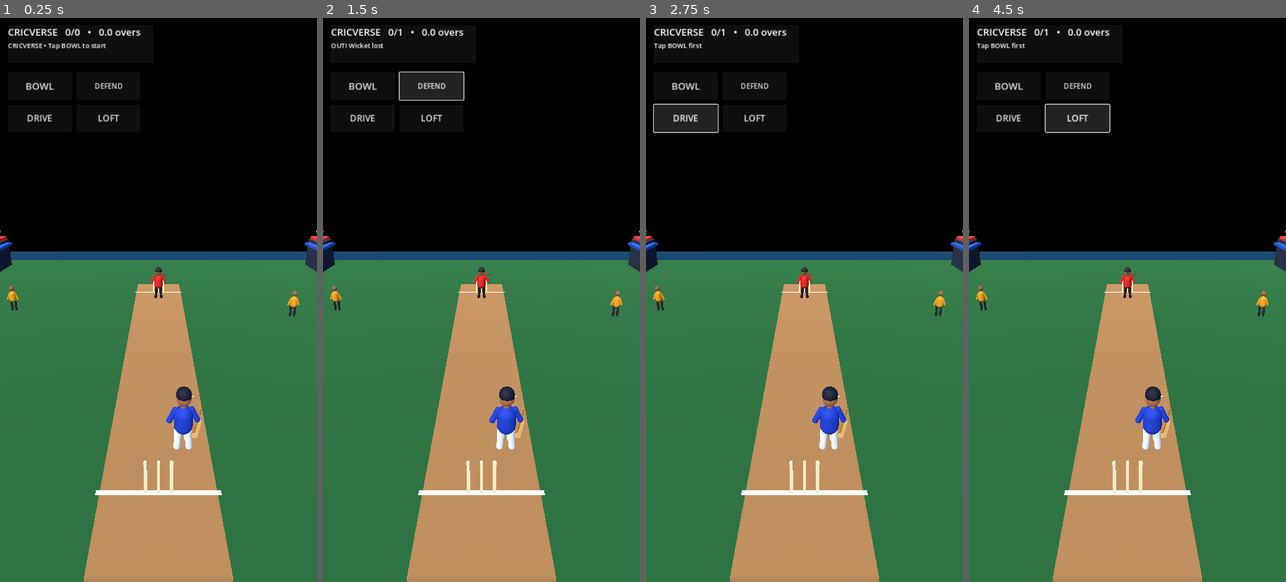
Above: before the commit, frames 1-4 (left to right).
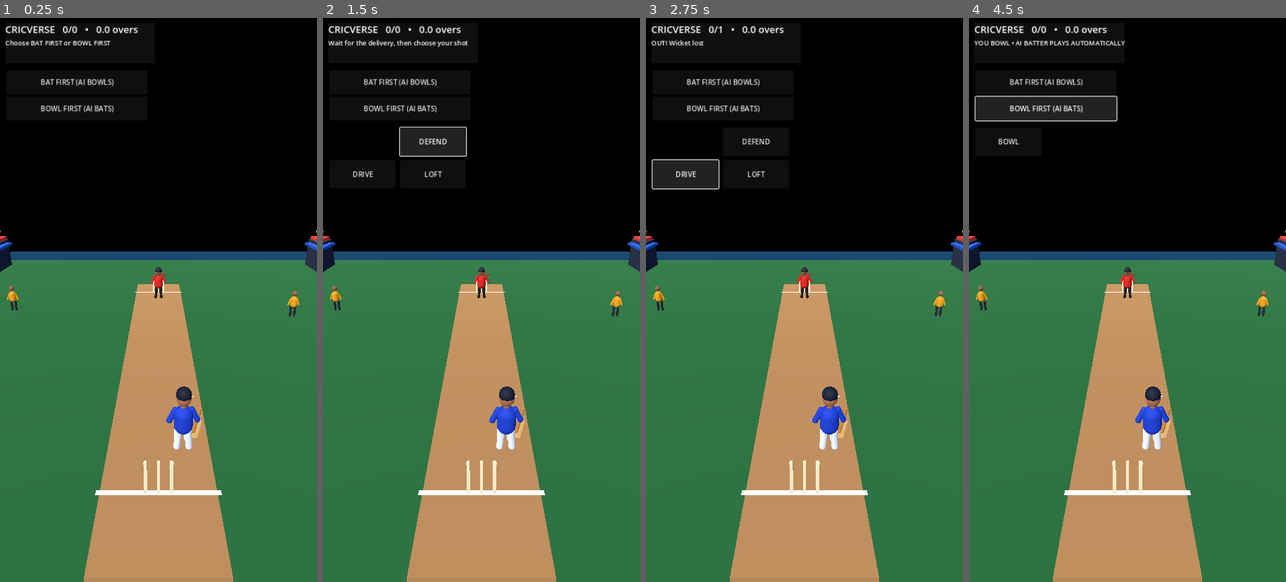
Above: after the commit, the same moments.

Repository: rakibbristy/boundary-cricket
Game: Godot game, scene res://main.tscn
Two runs of this game, one before a commit and one after it. Both use one fixed random seed, a clock stepped at 60 frames per second and the inputs below.
Inputs (mouse positions are in pixels of both pictures, inside the frame that each line leads up to):
- Up to frame 1 (0.25 s): no input
- Up to frame 2 (1.5 s): click (364, 85) at 0.5 s, where only the run before the commit has a clickable "BOWL"; click "DEFEND" at 1.25 s
- Up to frame 3 (2.75 s): click "DRIVE" at 2 s
- Up to frame 4 (4.5 s): click "LOFT" at 2.75 s; click (1045, 80) at 3.5 s, where only the run after the commit has a clickable "BAT FIRST (AI BOWLS)"; click (1045, 108) at 4.25 s, where only the run after the commit has a clickable "BOWL FIRST (AI BATS)"

The runs differ from the first frame. In frame 1, 1.3% of the frame differs, in the area x 1-45%, y 1-19%; in frame 2, 2.7%; in frame 3, 3.0%, in the area x 1-45%, y 1-31%; in frame 4, 2.6%.

Commit message:
Add automatic AI opponent and separate batting bowling controls

Diff:
--- a/cricverse/main.gd
+++ b/cricverse/main.gd
@@ -13,12 +13,19 @@
 var delivery_timer := 0.0
 var shot_power := 0.0
 var camera: Camera3D
+var play_mode := "batting"
+var match_started := false
+var auto_delivery_timer := 1.2
+var bowl_button: Button
+var defend_button: Button
+var drive_button: Button
+var loft_button: Button
 
 func _ready() -> void:
 	_build_world()
 	_build_hud()
 	_update_score()
-	_show_status("CRICVERSE • Tap BOWL to start")
+	_show_status("Choose BAT FIRST or BOWL FIRST")
 
 func _build_world() -> void:
 	var env := WorldEnvironment.new()
@@ -177,8 +184,8 @@
 	var layer := CanvasLayer.new()
 	add_child(layer)
 	var panel := PanelContainer.new()
-	panel.position = Vector2(18, 18)
-	panel.size = Vector2(330, 86)
+	panel.position = Vector2(12, 12)
+	panel.size = Vector2(340, 92)
 	layer.add_child(panel)
 	var v := VBoxContainer.new()
 	panel.add_child(v)
@@ -188,48 +195,79 @@
 	status_label = Label.new()
 	status_label.add_theme_font_size_override("font_size", 15)
 	v.add_child(status_label)
-
-	var bowl := Button.new()
-	bowl.text = "BOWL"
-	bowl.position = Vector2(18, 125)
-	bowl.size = Vector2(145, 62)
-	bowl.add_theme_font_size_override("font_size", 22)
-	bowl.pressed.connect(_bowl)
-	layer.add_child(bowl)
-	var defend := Button.new()
-	defend.text = "DEFEND"
-	defend.position = Vector2(174, 125)
-	defend.size = Vector2(145, 62)
-	defend.pressed.connect(func(): _play_shot(0.35))
-	layer.add_child(defend)
-	var drive := Button.new()
-	drive.text = "DRIVE"
-	drive.position = Vector2(18, 198)
-	drive.size = Vector2(145, 62)
-	drive.add_theme_font_size_override("font_size", 20)
-	drive.pressed.connect(func(): _play_shot(1.0))
-	layer.add_child(drive)
-	var loft := Button.new()
-	loft.text = "LOFT"
-	loft.position = Vector2(174, 198)
-	loft.size = Vector2(145, 62)
-	loft.add_theme_font_size_override("font_size", 20)
-	loft.pressed.connect(func(): _play_shot(1.35))
-	layer.add_child(loft)
+	var bat_mode := Button.new()
+	bat_mode.text = "BAT FIRST (AI BOWLS)"
+	bat_mode.position = Vector2(15, 120)
+	bat_mode.size = Vector2(320, 54)
+	bat_mode.pressed.connect(func(): _start_match("batting"))
+	layer.add_child(bat_mode)
+	var bowl_mode := Button.new()
+	bowl_mode.text = "BOWL FIRST (AI BATS)"
+	bowl_mode.position = Vector2(15, 180)
+	bowl_mode.size = Vector2(320, 54)
+	bowl_mode.pressed.connect(func(): _start_match("bowling"))
+	layer.add_child(bowl_mode)
+	bowl_button = Button.new()
+	bowl_button.text = "BOWL"
+	bowl_button.position = Vector2(15, 250)
+	bowl_button.size = Vector2(150, 64)
+	bowl_button.pressed.connect(_bowl)
+	layer.add_child(bowl_button)
+	defend_button = Button.new()
+	defend_button.text = "DEFEND"
+	defend_button.position = Vector2(175, 250)
+	defend_button.size = Vector2(150, 64)
+	defend_button.pressed.connect(func(): _play_shot(0.35))
+	layer.add_child(defend_button)
+	drive_button = Button.new()
+	drive_button.text = "DRIVE"
+	drive_button.position = Vector2(15, 324)
+	drive_button.size = Vector2(150, 64)
+	drive_button.pressed.connect(func(): _play_shot(1.0))
+	layer.add_child(drive_button)
+	loft_button = Button.new()
+	loft_button.text = "LOFT"
+	loft_button.position = Vector2(175, 324)
+	loft_button.size = Vector2(150, 64)
+	loft_button.pressed.connect(func(): _play_shot(1.35))
+	layer.add_child(loft_button)
+	_set_controls()
+
+func _start_match(mode: String) -> void:
+	play_mode = mode
+	match_started = true
+	score = 0
+	wickets = 0
+	balls = 0
+	delivery_active = false
+	auto_delivery_timer = 1.2
+	_set_controls()
+	_update_score()
+	_show_status("YOU BAT • AI BOWLS AUTOMATICALLY" if mode == "batting" else "YOU BOWL • AI BATTER PLAYS AUTOMATICALLY")
+
+func _set_controls() -> void:
+	if not is_instance_valid(bowl_button):
+		return
+	bowl_button.visible = match_started and play_mode == "bowling"
+	defend_button.visible = match_started and play_mode == "batting"
+	drive_button.visible = match_started and play_mode == "batting"
+	loft_button.visible = match_started and play_mode == "batting"
 
 func _bowl() -> void:
+	if not match_started or play_mode != "bowling":
+		_show_status("Choose BOWL FIRST. In batting mode, AI bowls automatically.")
+		return
 	if delivery_active:
 		return
 	if balls >= 6:
-		_show_status("Over complete! Tap BOWL to start next over")
 		balls = 0
+		_show_status("New over started")
 	_update_score()
 	_spawn_ball()
 	delivery_active = true
 	hit_done = false
 	delivery_timer = 0.0
-	_show_status("Ball coming... time your shot!")
-
+	_show_status("Your delivery! AI batter will play automatically.")
 func _spawn_ball() -> void:
 	if is_instance_valid(ball):
 		ball.queue_free()
@@ -254,8 +292,11 @@
 	ball.linear_velocity = Vector3(randf_range(-0.4, 0.4), -0.1, 8.5)
 
 func _play_shot(power: float) -> void:
+	if not match_started or play_mode != "batting":
+		_show_status("Batting controls are available in BAT FIRST mode")
+		return
 	if not delivery_active or hit_done or not is_instance_valid(ball):
-		_show_status("Tap BOWL first")
+		_show_status("Wait for the delivery, then choose your shot")
 		return
 	var timing: float = absf(ball.position.z - 5.6)
 	hit_done = true
@@ -268,30 +309,54 @@
 		else:
 			runs = 1 if randf() > 0.5 else 0
 		score += runs
-		_show_status("PERFECT TIMING!  +%d RUNS" % runs)
+		_show_status("GOOD SHOT! +%d RUNS" % runs)
 		ball.freeze = true
 		ball.linear_velocity = Vector3(randf_range(-5, 5), 5.0 * power, -randf_range(7, 12))
 	else:
-		_show_status("Too early / late! Missed the ball")
+		_show_status("Missed timing")
 		if timing > 3.0:
 			wickets += 1
 			_show_status("OUT! Wicket lost")
 	_update_score()
 	delivery_active = false
 	balls += 1
-
+	auto_delivery_timer = 1.4
 func _process(delta: float) -> void:
+	if not match_started:
+		return
+	if play_mode == "batting" and not delivery_active:
+		auto_delivery_timer -= delta
+		if auto_delivery_timer <= 0.0:
+			if balls >= 6:
+				balls = 0
+				_show_status("New over • AI bowling")
+			_spawn_ball()
+			delivery_active = true
+			hit_done = false
+			delivery_timer = 0.0
+			_show_status("AI bowling! Choose DEFEND, DRIVE or LOFT")
 	if delivery_active:
 		delivery_timer += delta
 		if is_instance_valid(ball):
+			if play_mode == "bowling" and not hit_done and ball.position.z > 4.8:
+				hit_done = true
+				var ai_runs: int = [0, 1, 2, 4, 6][randi_range(0, 4)]
+				if ai_runs == 0 and randf() < 0.4:
+					wickets += 1
+					_show_status("AI BATTER OUT!")
+				else:
+					score += ai_runs
+					_show_status("AI scored %d runs" % ai_runs)
+				ball.freeze = true
+				_update_score()
 			if ball.position.z > 10 or ball.position.y < -2 or delivery_timer > 4.0:
 				delivery_active = false
+				balls += 1
 				if not hit_done:
-					wickets += 1
-					balls += 1
-					_show_status("WICKET! You missed the delivery")
-					_update_score()
-
+					_show_status("DOT BALL")
+				_update_score()
+				if play_mode == "batting":
+					auto_delivery_timer = 1.4
 func _update_score() -> void:
 	if is_instance_valid(runs_label):
 		runs_label.text = "CRICVERSE   %d/%d   •   %d.%d overs" % [score, wickets, int(balls / 6), balls % 6]
